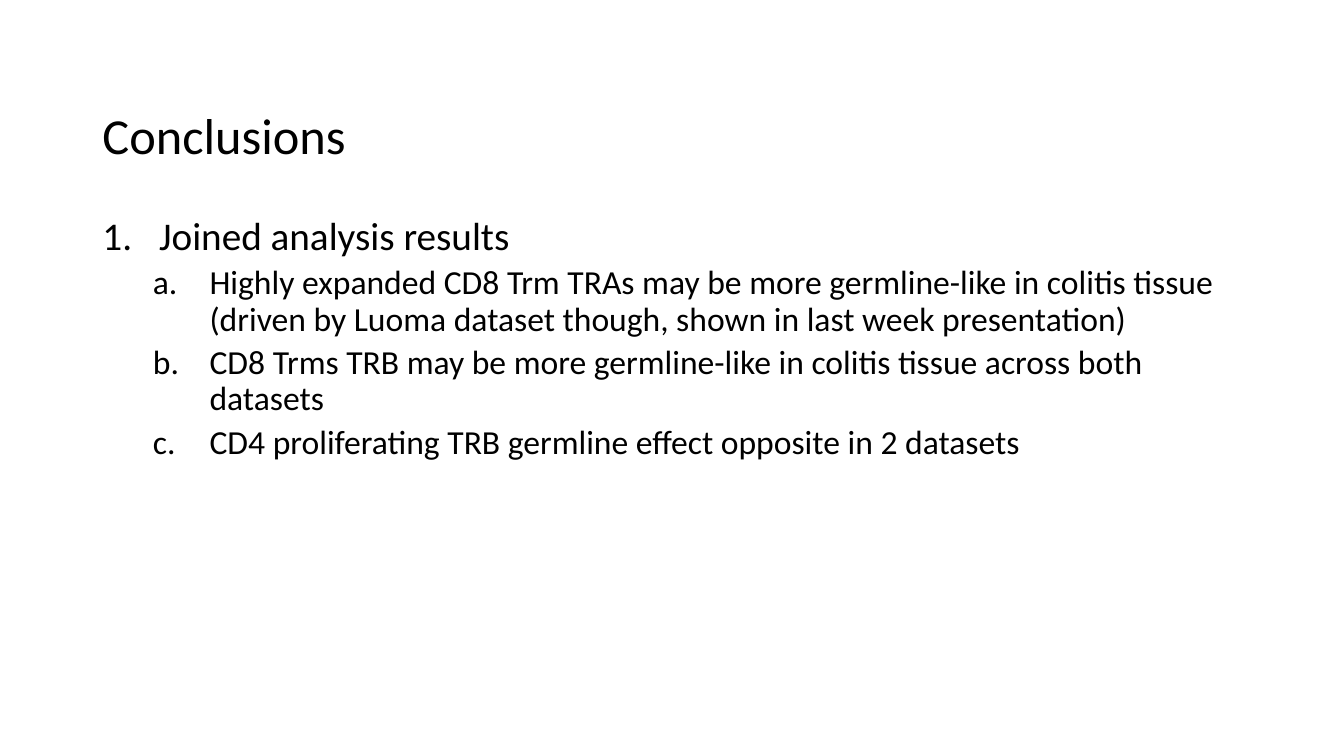
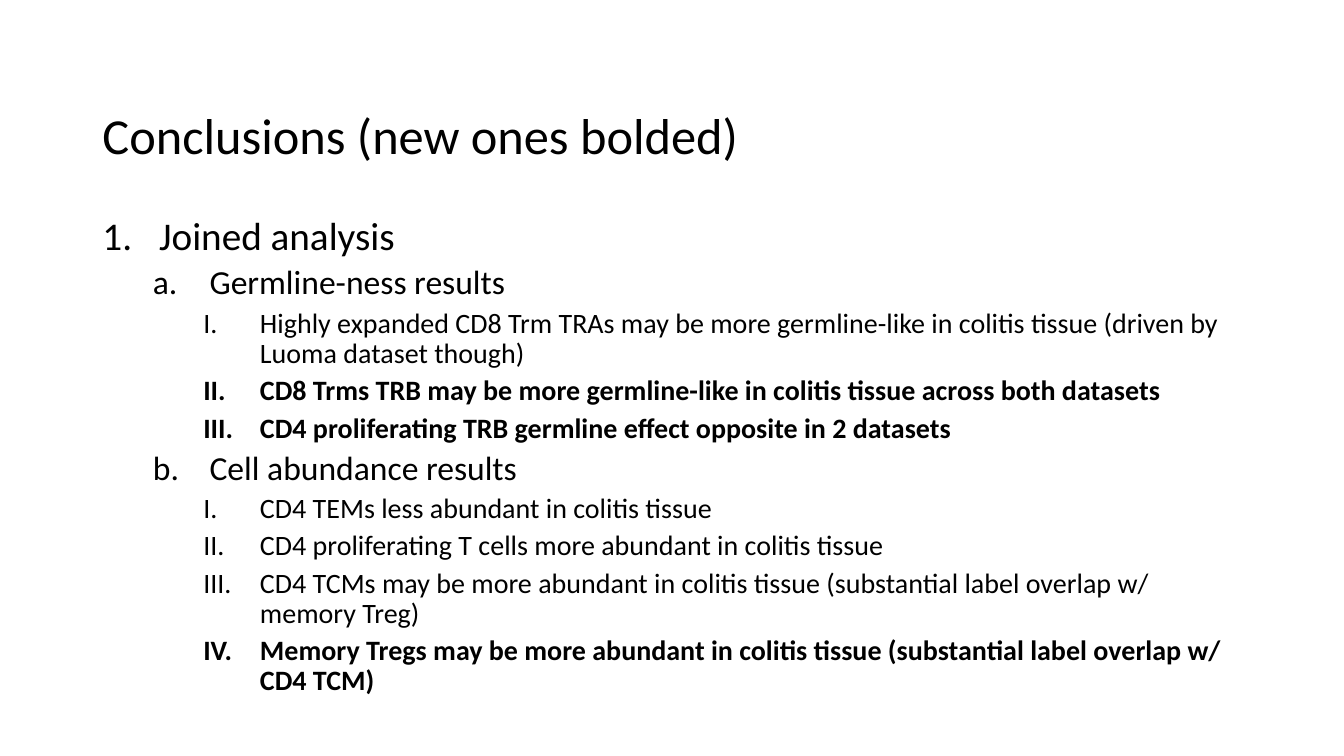
Before and after one commit to tybottorff/bottorffdocs, a slide deck: slide 7 of presentations/weekly_meetings/3_7_24.pptx (slide 5 before the commit). Drawn at 1344x756 pixels with LibreOffice and Linux fonts; fonts in the diff are those of the drawing. Boxes give left, top, right and bottom in pixels: in the first picture for what was removed or moved away, otherwise in the second. Text is boxed around its words. In the diff, an @@ line names an element or a change of style, - is before the commit and + after.

```diff
--- a/presentations/weekly_meetings/3_7_24.pptx
+++ b/presentations/weekly_meetings/3_7_24.pptx
@@ title at [102,117,738,161]: text changed @@
-Conclusions
+Conclusions (new ones bolded)
@@ text at [159,222,1217,368]: text changed; size 24 to 20 pt @@
-1. Joined analysis results
-  a. Highly expanded CD8 Trm TRAs may be more germline-like in colitis tissue (driven by Luoma dataset though, shown in last week presentation)
+1. Joined analysis
+  a. Germline-ness results
+    I. Highly expanded CD8 Trm TRAs may be more germline-like in colitis tissue (driven by Luoma dataset though)
@@ text at [260,380,1160,443]: size 24 to 20 pt, bold on in "CD8 Trms TRB may be more germline-like ...", "CD4 proliferating TRB germline effect opposite in ..."; bullet a. to I.; list level 2 to 3 in "CD8 Trms TRB may be ..."; list level 2 to 3 in "CD4 proliferating TRB germline effect ..." @@
@@ text at [210,456,1221,694]: paragraphs added @@
+  b. Cell abundance results
+    I. CD4 TEMs less abundant in colitis tissue
+    II. CD4 proliferating T cells more abundant in colitis tissue
+    III. CD4 TCMs may be more abundant in colitis tissue (substantial label overlap w/ memory Treg)
+    IV. Memory Tregs may be more abundant in colitis tissue (substantial label overlap w/ CD4 TCM)
```
Also in this commit, not shown: 2 other slides changed, 2 slides added.
